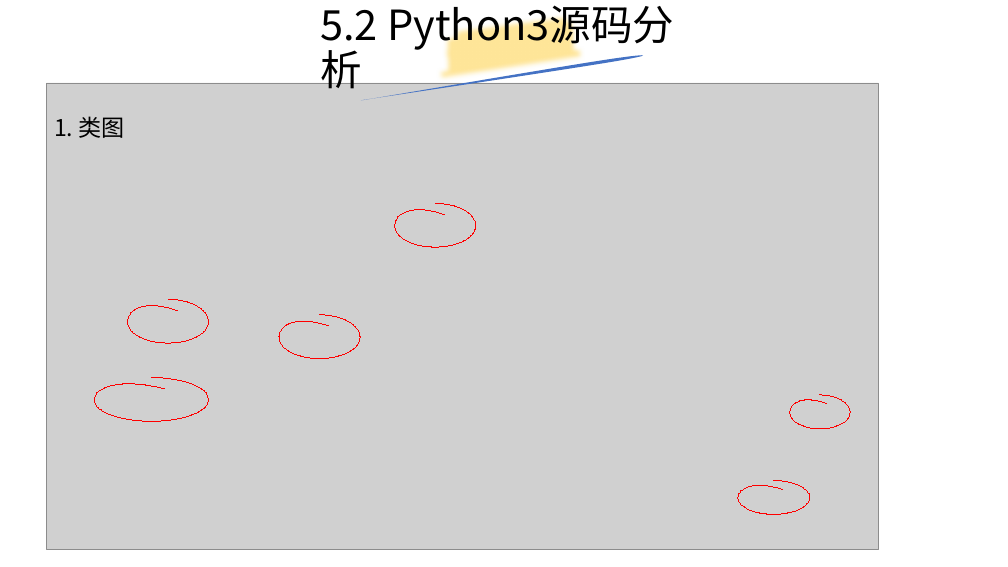
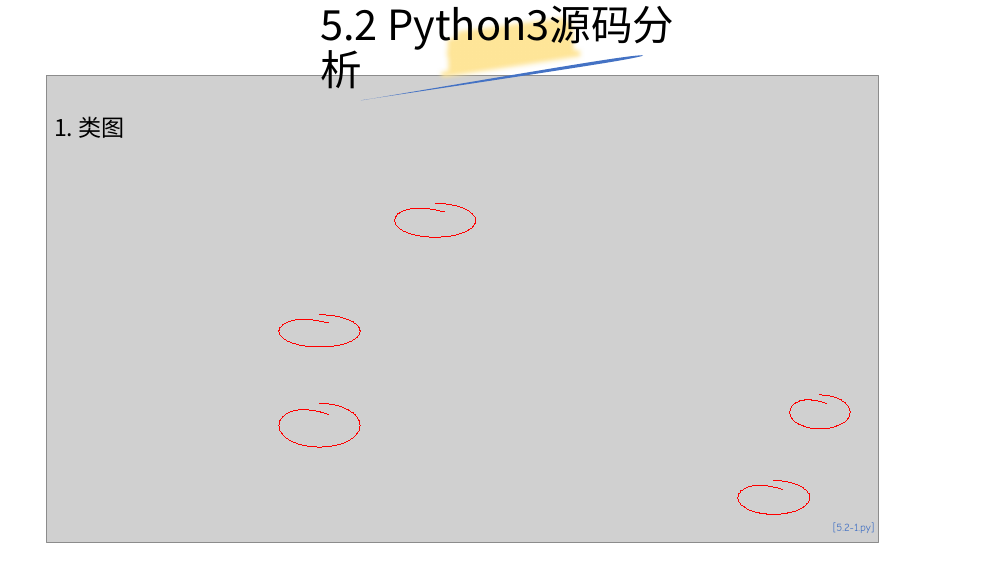
Before and after one commit to yiwenliu/CorePython, a slide deck: slide 28 of PPT/CorePython.pptx. Drawn at 1008x567 pixels with LibreOffice and Linux fonts; fonts in the diff are those of the drawing; grey boxes stand for pictures. Boxes give left, top, right and bottom in pixels: in the first picture for what was removed or moved away, otherwise in the second. Text is boxed around its words. In the diff, an @@ line names an element or a change of style, - is before the commit and + after.

```diff
--- a/PPT/CorePython.pptx
+++ b/PPT/CorePython.pptx
@@ picture: place and size @@
-picture at (47, 83, 879, 550)
+picture at (47, 76, 879, 542)
@@ freeform shape: place and size @@
-freeform shape at (395, 203, 476, 247)
+freeform shape at (395, 203, 476, 237)
@@ freeform shape: place and size @@
-freeform shape at (279, 315, 360, 358)
+freeform shape at (279, 315, 360, 347)
@@ freeform shape removed at (95, 377, 209, 421) @@
@@ freeform shape: place and size @@
-freeform shape at (128, 299, 209, 343)
+freeform shape at (279, 403, 360, 447)
@@ text added at (833, 522, 874, 533), 18 pt, text #4472C4 @@
+[5.2-1.py]
```
Also in this commit, not shown: 1 other slide changed, 1 slide added, 1 slide removed, 4 other files.
